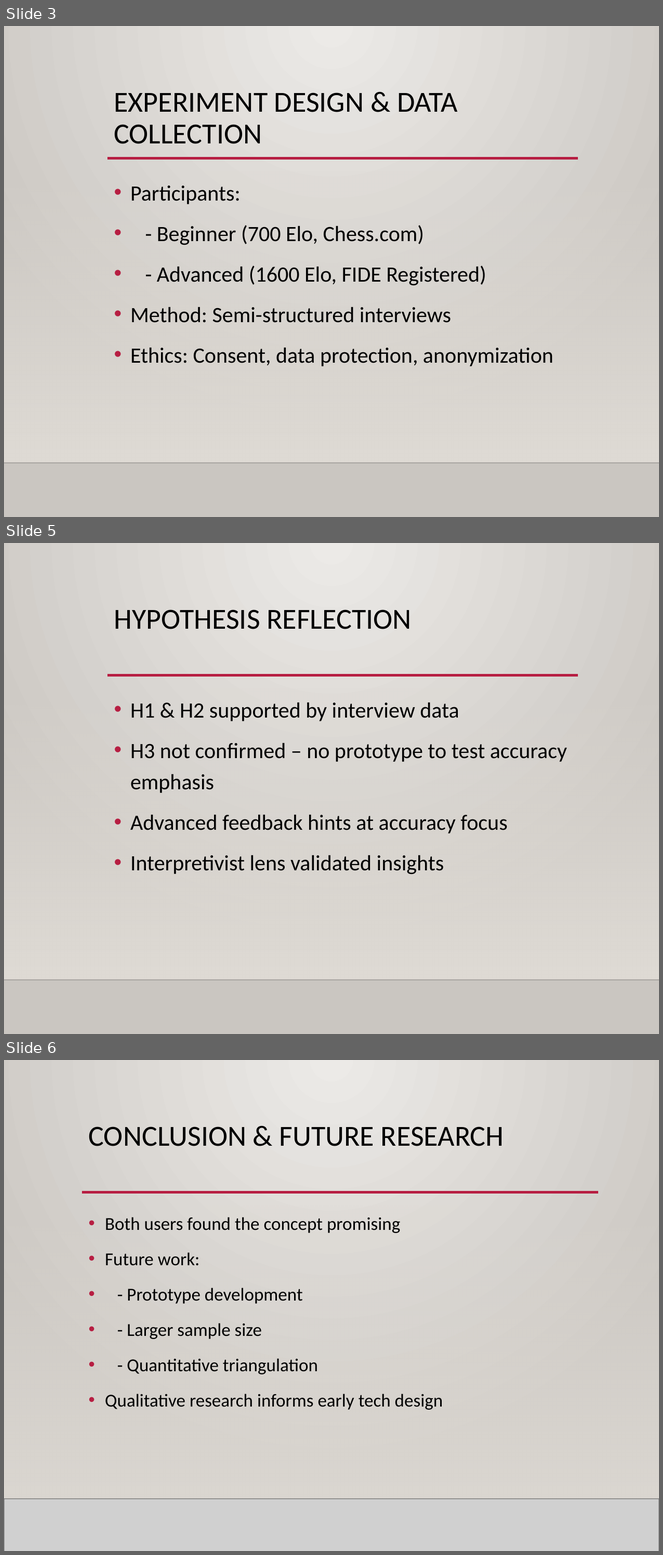
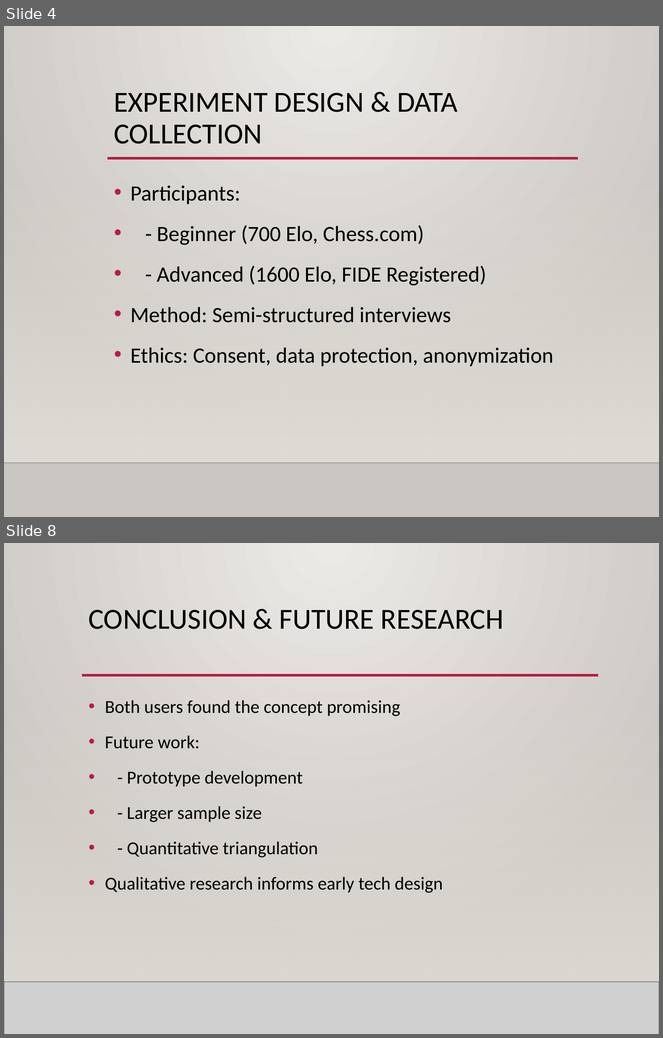
Before and after one commit to LeeLawliet/24_25_RD2, a slide deck: Oral_Review_Presentation_Lee_Xerri.pptx. Shown one above the other, each under a label of ours: slides 3, 5 and 6 before the commit, slides 4 and 8 after it; the slides between them are not shown. The pictures are 663x1555 and 663x1038 pixels, drawn with LibreOffice and Linux fonts; fonts in the diff are those of the drawing; grey boxes stand for pictures; background and template pictures are left out. Boxes give left, top, right and bottom in pixels: in the first picture for what was removed or moved away, otherwise in the second. Text is boxed around its words. In the diff, an @@ line names an element or a change of style, - is before the commit and + after.

```diff
--- a/Oral_Review_Presentation_Lee_Xerri.pptx
+++ b/Oral_Review_Presentation_Lee_Xerri.pptx
@@ slide 5 removed at [4,543,659,1034], background gradient #ECEAE7 to #CAC7C1; not listed: 3 template elements that a slide beside it also shows @@
@@ title removed at [114,610,411,629] @@
-HYPOTHESIS REFLECTION
@@ text removed at [130,703,567,875] @@
-• H1 & H2 supported by interview data
-• H3 not confirmed – no prototype to test accuracy emphasis
-• Advanced feedback hints at accuracy focus
-• Interpretivist lens validated insights
@@ what was slide 3 is now slide 4 @@
@@ what was slide 6 is now slide 8 @@
```
Also in this commit, not shown: 3 slides changed, 3 slides added, 34 other files.
